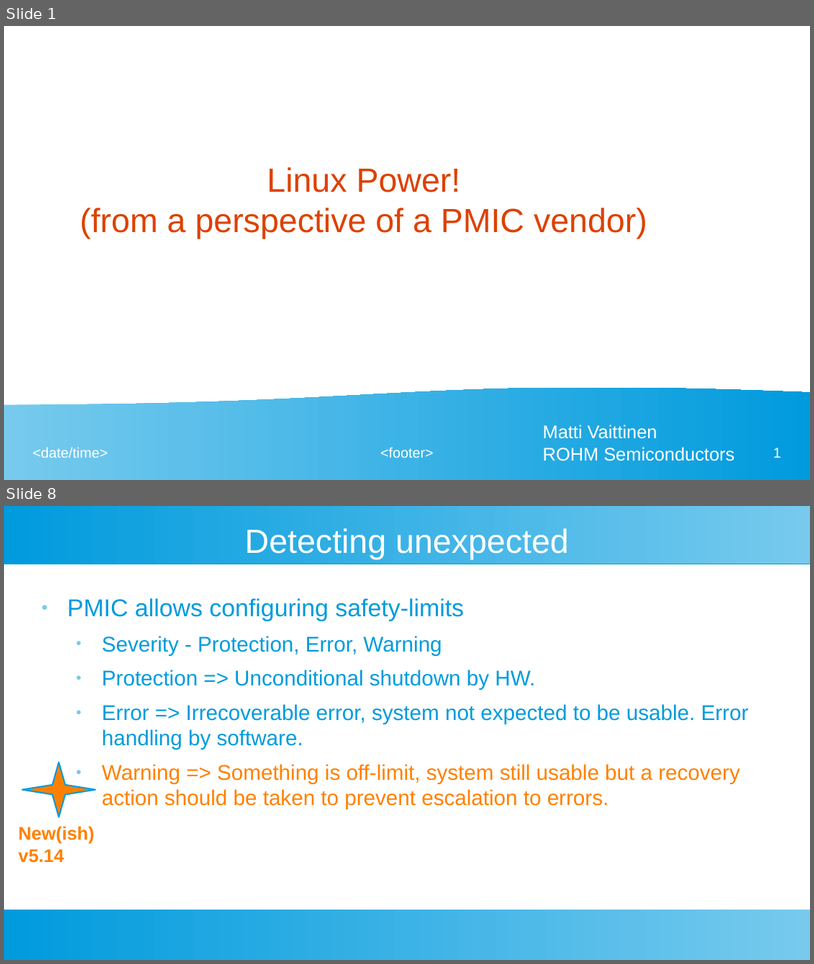
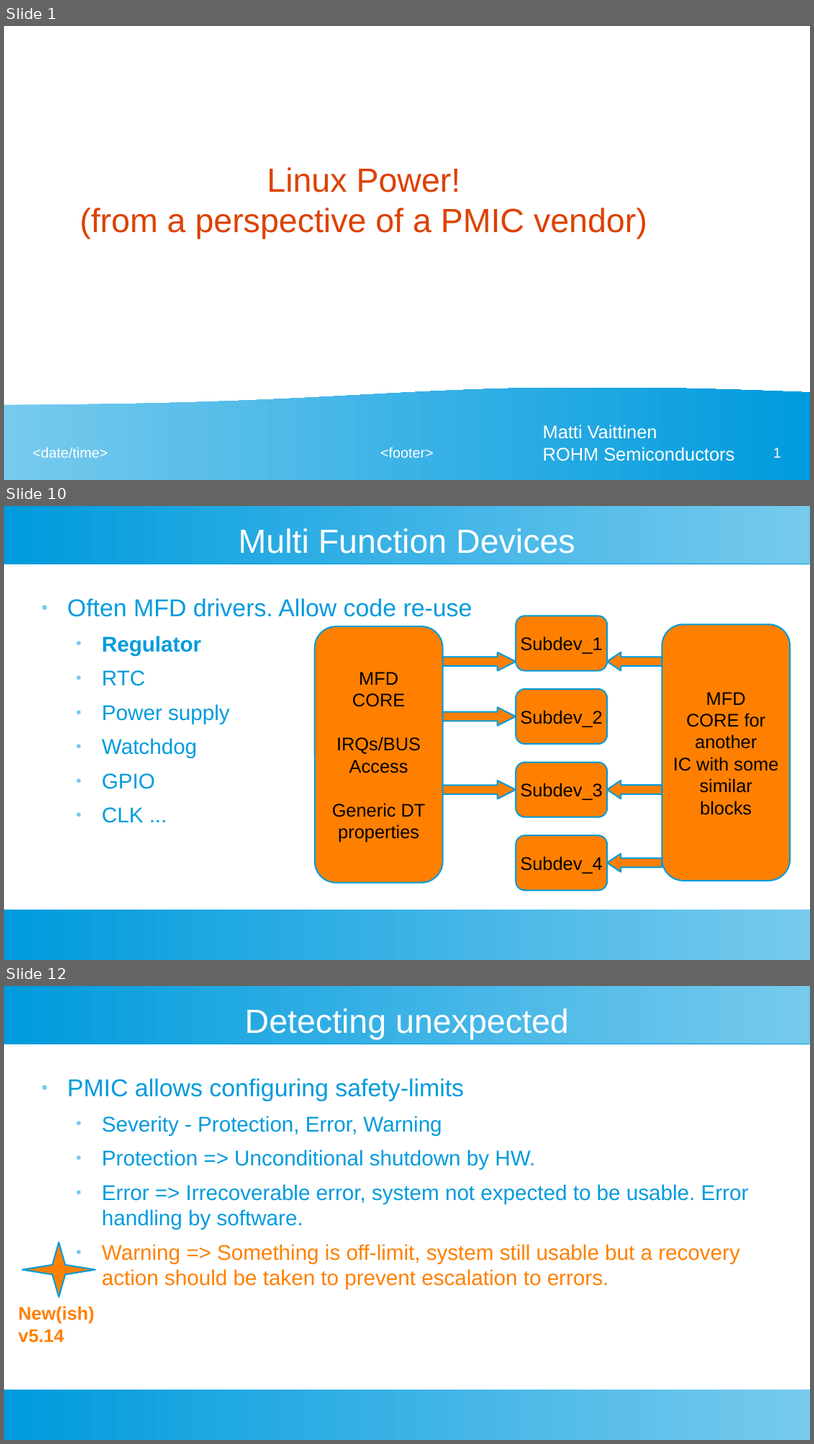
Before and after one commit to M-Vaittinen/babblings, a slide deck: PMIC/PMIC-babblings.odp. Shown one above the other, each under a label of ours: slides 1 and 8 before the commit, slides 1, 10 and 12 after it; the slides between them are not shown. The pictures are 814x964 and 814x1444 pixels, drawn with LibreOffice and Linux fonts; fonts in the diff are those of the drawing. Boxes give left, top, right and bottom in pixels: in the first picture for what was removed or moved away, otherwise in the second. Text is boxed around its words. In the diff, an @@ line names an element or a change of style, - is before the commit and + after.

```diff
--- a/PMIC/PMIC-babblings.odp
+++ b/PMIC/PMIC-babblings.odp
@@ slide 10 added at (x1=4, y1=506, x2=810, y2=960), background #FFFFFF; not listed: 2 template elements that a slide beside it also shows @@
@@ title added at (x1=239, y1=528, x2=576, y2=554), 33 pt, text #FFFFFF @@
+Multi Function Devices
@@ text added at (x1=67, y1=598, x2=473, y2=823), 21 pt, text #009BDD @@
+● Often MFD drivers. Allow code re-use
+  ● Regulator
+  ● RTC
+  ● Power supply
+  ● Watchdog
+  ● GPIO
+  ● CLK ...
@@ freeform shape added at (x1=315, y1=627, x2=443, y2=883), fill #FF8000, outline #009BDD 1.42 pt, 18 pt, text #000000 @@
+MFD
+CORE
+IRQs/BUS
+Access
+Generic DT
+properties
@@ rounded rectangle added at (x1=516, y1=615, x2=607, y2=671), fill #FF8000, outline #009BDD 1.42 pt, 18 pt, text #000000 @@
+Subdev_1
@@ freeform shape added at (x1=663, y1=625, x2=791, y2=880), fill #FF8000, outline #009BDD 1.42 pt, 18 pt, text #000000 @@
+MFD
+CORE for
+another
+IC with some
+similar
+blocks
@@ right arrow added at (x1=443, y1=652, x2=516, y2=671), fill #FF8000, outline #009BDD 1.42 pt @@
@@ right arrow added at (x1=607, y1=652, x2=663, y2=671), fill #FF8000, outline #009BDD 1.42 pt @@
@@ rounded rectangle added at (x1=516, y1=689, x2=607, y2=744), fill #FF8000, outline #009BDD 1.42 pt, 18 pt, text #000000 @@
+Subdev_2
@@ right arrow added at (x1=443, y1=707, x2=516, y2=726), fill #FF8000, outline #009BDD 1.42 pt @@
@@ rounded rectangle added at (x1=516, y1=762, x2=607, y2=817), fill #FF8000, outline #009BDD 1.42 pt, 18 pt, text #000000 @@
+Subdev_3
@@ right arrow added at (x1=443, y1=780, x2=516, y2=799), fill #FF8000, outline #009BDD 1.42 pt @@
@@ right arrow added at (x1=607, y1=780, x2=663, y2=799), fill #FF8000, outline #009BDD 1.42 pt @@
@@ rounded rectangle added at (x1=516, y1=835, x2=607, y2=890), fill #FF8000, outline #009BDD 1.42 pt, 18 pt, text #000000 @@
+Subdev_4
@@ right arrow added at (x1=607, y1=854, x2=663, y2=872), fill #FF8000, outline #009BDD 1.42 pt @@
@@ what was slide 8 is now slide 12 @@
```
Also in this commit, not shown: 8 slides changed, 3 other slides added.
